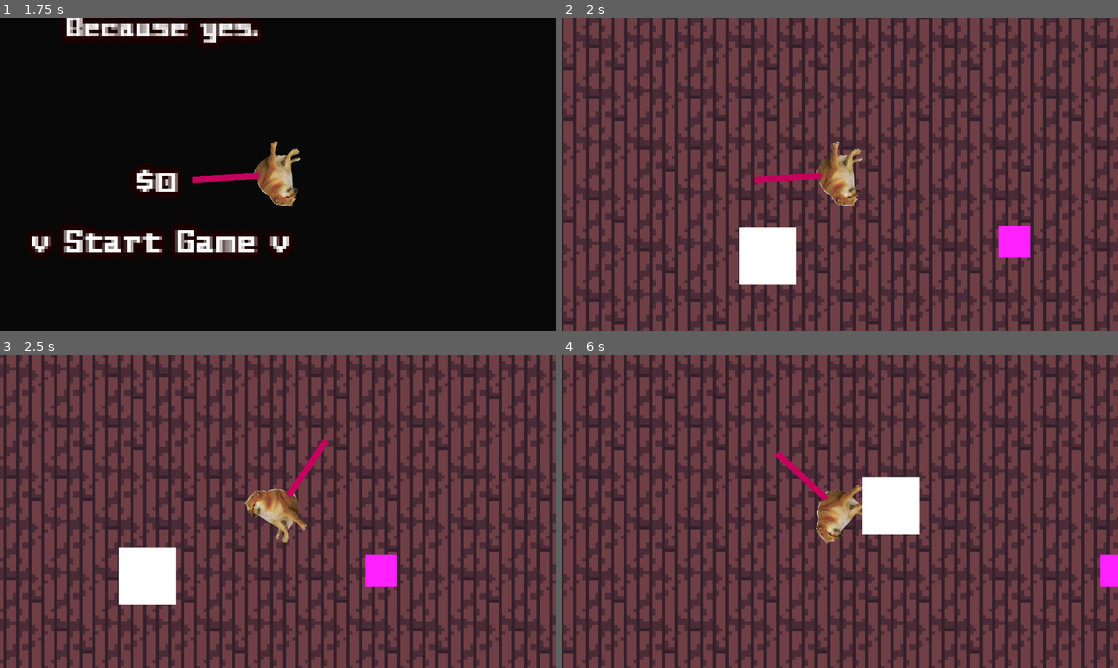
Above: before the commit, frames 1-4 (two rows, left to right).
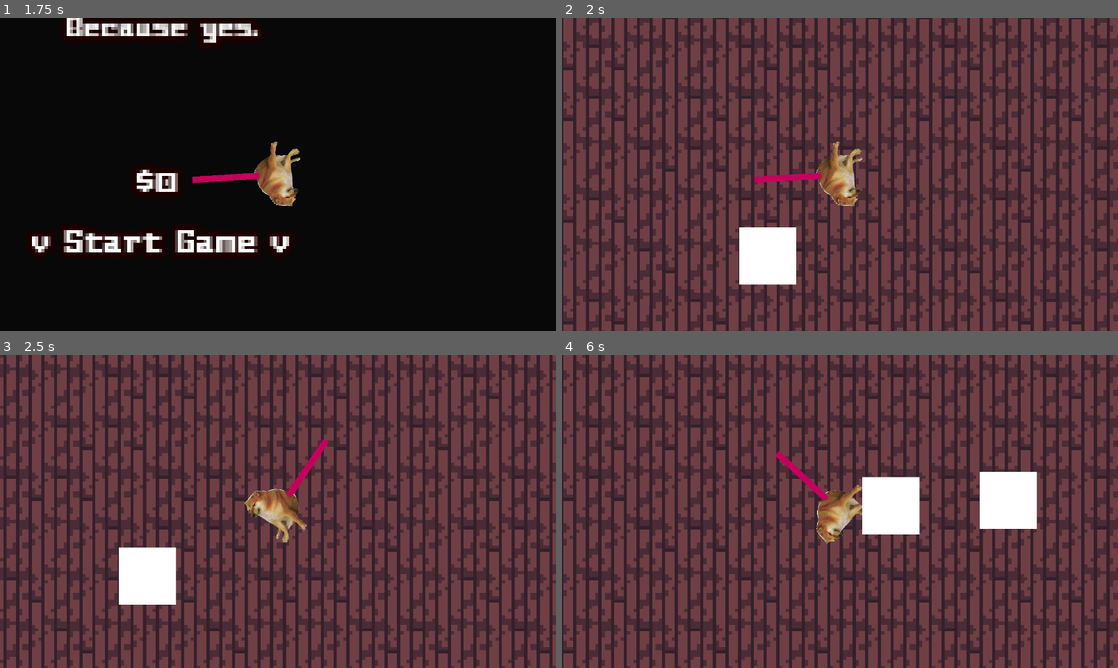
Above: after the commit, the same moments.

Repository: snoutibur-academic/Dingy-Dungeon-Game
Game: Godot game, scene res://Scenes/Main/Main.tscn
Same seed, same stepped clock (60 frames per second), same inputs: the game is played once before the commit and once after it.
Inputs (mouse positions are in pixels of both pictures, inside the frame that each line leads up to):
- Up to frame 1 (1.75 s): tap Enter at 0.5 s; move the mouse to (400, 158) at 0.52 s; hold D (right) 0.53-1.28 s; move the mouse to (166, 190) at 1.27 s; hold S (down) from 1.28 s (still down)
- Up to frame 2 (2 s): keep holding S (down)
- Up to frame 3 (2.5 s): move the mouse to (333, 442) at 2.02 s; release S (down) at 2.03 s; hold D (right) from 2.03 s (still down)
- Up to frame 4 (6 s): move the mouse to (812, 574) at 2.77 s; release D (right) at 2.78 s; hold W (up) 2.78-3.53 s; move the mouse to (1006, 558) at 3.52 s; hold A (left) 3.53-5.03 s; move the mouse to (673, 464) at 4.27 s; move the mouse to (867, 511) at 5.02 s; hold S (down) 5.03-5.78 s; move the mouse to (756, 433) at 5.77 s; hold D (right) from 5.78 s (still down)

Frame 1 is identical in both runs. In frame 2, 0.6% of the frame differs, in the area x 78-85%, y 66-77%; in frame 3, 0.6%; in frame 4, 2.2%, in the area x 75-100%, y 37-75%.
Error before the commit: Parse Error: Invalid operands "int" and "Callable" for "%" operator. (res://Scenes/Levels/1Level.gd:55)

Commit message:
Finally fixed it!

Diff:
--- a/Scenes/Levels/1Level.gd
+++ b/Scenes/Levels/1Level.gd
@@ -1,4 +1,18 @@
 extends Node2D
+const window_size = Vector2(1440,810)
+var location = Vector2()
+var packed_scene = [
+	preload("res://Mobs/Dingy.tscn")
+]
+
+func _process(delta):
+	randomize()
+	var x = randi() % packed_scene.size()
+	location.x = randi_range(1,window_size.x)
+	location.y = randi_range(1,window_size.y)
+	var scene = packed_scene[x].instantiate()
+	scene.position = location
+	add_child(scene)
 
 #var enemy_1 = preload("res://Mobs/Dingy.tscn")
 
@@ -28,7 +42,7 @@
 """
 
 
-var enemy_scene : PackedScene
+"""var enemy_scene = preload("res://Mobs/Dingy.tscn")
 var spawn_locations : Array = []  # Array to hold the Marker2D nodes
 var spawn_interval : float = 2.0
 
@@ -52,7 +66,7 @@
 	# Ensure that spawn_location is a valid instance
 	if spawn_locations:
 		# Randomly choose one marker point
-		var chosen_location = spawn_locations[randi() % spawn_locations.size]
+		var chosen_location = spawn_locations[randi() % spawn_locations.size()]
 
 		# Ensure that chosen_location is a valid instance
 		if chosen_location:
@@ -60,14 +74,104 @@
 			var enemy_instance = enemy_scene.instance()
 
 
-		"NEED TO PUT IN SIZE PERAMETER FOR ARRAY???"
+			"NEED TO PUT IN SIZE PERAMETER FOR ARRAY???"
 		# Set the position of the instance to the chosen spawn point
-		enemy_instance.global_position = chosen_location.global_position
+			enemy_instance.global_position = chosen_location.global_position
 		# Add the instance to the scene
-		add_child(enemy_instance)
+			add_child(enemy_instance)
 
 		# Restart the SpawnTimer for the next spawn
 		$spawn_timer.start()
 	else:
 		#print("Error: spawn_location is not a valid instance.")
 		print("Error: chosen_location is not a valid instance.")
+"""
+
+
+"""var enemy_scene : PackedScene
+var spawn_locations : Array = []  # Array to hold the Marker2D nodes
+var spawn_interval : float = 2.0
+
+func _ready():
+	# Set export variables
+	enemy_scene = preload("res://Mobs/Dingy.tscn")
+	spawn_locations = [$Marker2D, $Marker2D2, $Marker2D3]
+
+	# Connect the SpawnTimer's timeout signal to the function for spawning
+	$spawn_timer.timeout.connect(func() : "_on_spawn_timer_timeout")
+
+	# Set the SpawnTimer's wait time
+	$spawn_timer.wait_time = spawn_interval
+
+	# Start the SpawnTimer
+	$spawn_timer.start()
+
+func _on_spawn_timer_timeout():
+	print("Spawning enemy...")
+	# Ensure that spawn_locations array is not empty
+	if spawn_locations.size() > 0:
+		# Randomly choose one marker point
+		var chosen_location : Marker2D = spawn_locations[randi() % spawn_locations.size()]
+
+		# Ensure that chosen_location is a valid instance
+		if chosen_location != null:
+			# Instance the enemy scene
+			var enemy_instance = enemy_scene.instance()
+
+			# Set the position of the instance to the chosen spawn point
+			enemy_instance.global_position = chosen_location.global_position
+
+			# Add the instance to the scene
+			add_child(enemy_instance)
+
+			# Restart the SpawnTimer for the next spawn
+			$spawn_timer.start()
+		else:
+			print("Error: chosen_location is not a valid instance.")
+	else:
+		print("Error: spawn_locations is empty. Make sure you have Marker2D nodes assigned.")
+"""
+"""
+var enemy_scene : PackedScene
+var spawn_locations : Array = []  # Array to hold the Marker2D nodes
+var spawn_interval : float = 2.0
+
+func _ready():
+	# Set export variables
+	enemy_scene = preload("res://Mobs/Dingy.tscn")
+	spawn_locations = [$Marker2D, $Marker2D2, $Marker2D3]
+
+	# Connect the SpawnTimer's timeout signal to the function for spawning
+	$spawn_timer.timeout.connect(func() : "_on_spawn_timer_timeout")
+
+	# Set the SpawnTimer's wait time
+	$spawn_timer.wait_time = spawn_interval
+
+	# Start the SpawnTimer
+	$spawn_timer.start()
+
+func _on_spawn_timer_timeout():
+	print("Spawning enemy...")
+	# Ensure that spawn_locations array is not empty
+	if spawn_locations.size() > 0:
+		# Randomly choose one marker point
+		var chosen_location : Marker2D = spawn_locations[randi() % spawn_locations.size()]
+
+		# Ensure that chosen_location is a valid instance
+		if chosen_location != null:
+			# Create an instance of the enemy scene
+			var enemy_instance = enemy_scene.instance()
+
+			# Set the position of the instance to the chosen spawn point
+			enemy_instance.global_position = chosen_location.global_position
+
+			# Add the instance to the scene
+			get_tree().current_scene.add_child(enemy_instance)
+
+			# Restart the SpawnTimer for the next spawn
+			$spawn_timer.start()
+		else:
+			print("Error: chosen_location is not a valid instance.")
+	else:
+		print("Error: spawn_locations is empty. Make sure you have Marker2D nodes assigned.")
+"""
--- a/Scenes/Levels/1Level.tscn
+++ b/Scenes/Levels/1Level.tscn
@@ -1,10 +1,9 @@
-[gd_scene load_steps=11 format=3 uid="uid://cxorl8ikb27n7"]
+[gd_scene load_steps=10 format=3 uid="uid://cxorl8ikb27n7"]
 
 [ext_resource type="PackedScene" uid="uid://r4cyijexe6ga" path="res://Player/Player.tscn" id="1_ucswq"]
 [ext_resource type="Script" path="res://Scenes/Levels/1Level.gd" id="1_wfkhm"]
 [ext_resource type="Texture2D" uid="uid://cuuw8p6lmv3iu" path="res://Textures/Assets.png" id="3_ioxxc"]
 [ext_resource type="Texture2D" uid="uid://os1r4uxcvm7j" path="res://Textures/Full Sheet.png" id="4_momyy"]
-[ext_resource type="PackedScene" uid="uid://dm3dl6slsdsen" path="res://Spawn_Location.tscn" id="5_lwhvf"]
 [ext_resource type="PackedScene" uid="uid://cftxhxs5d7qr4" path="res://Mobs/Dingy.tscn" id="6_j0o5p"]
 
 [sub_resource type="TileSetAtlasSource" id="TileSetAtlasSource_tpa08"]
@@ -508,19 +507,6 @@
 [node name="Player" parent="." instance=ExtResource("1_ucswq")]
 
 [node name="spawn_timer" type="Timer" parent="."]
-autostart = true
-
-[node name="Marker2D" type="Marker2D" parent="." groups=["spawn"]]
-position = Vector2(55, 31)
-
-[node name="Marker2D2" type="Marker2D" parent="." groups=["spawn"]]
-position = Vector2(-123, 58)
-
-[node name="Marker2D3" type="Marker2D" parent="." groups=["spawn"]]
-position = Vector2(-130, -110)
-
-[node name="SpawnLocation" parent="." instance=ExtResource("5_lwhvf")]
-position = Vector2(55, 32)
 
 [node name="Dingy" parent="." instance=ExtResource("6_j0o5p")]
 position = Vector2(-24, 37)
--- a/Spawn_Location.tscn
+++ /dev/null
@@ -1,10 +0,0 @@
-[gd_scene format=3 uid="uid://dm3dl6slsdsen"]
-
-[node name="SpawnLocation" type="Node2D"]
-
-[node name="ColorRect" type="ColorRect" parent="."]
-offset_left = -5.0
-offset_top = -5.0
-offset_right = 5.0
-offset_bottom = 5.0
-color = Color(1, 0.129412, 1, 1)
